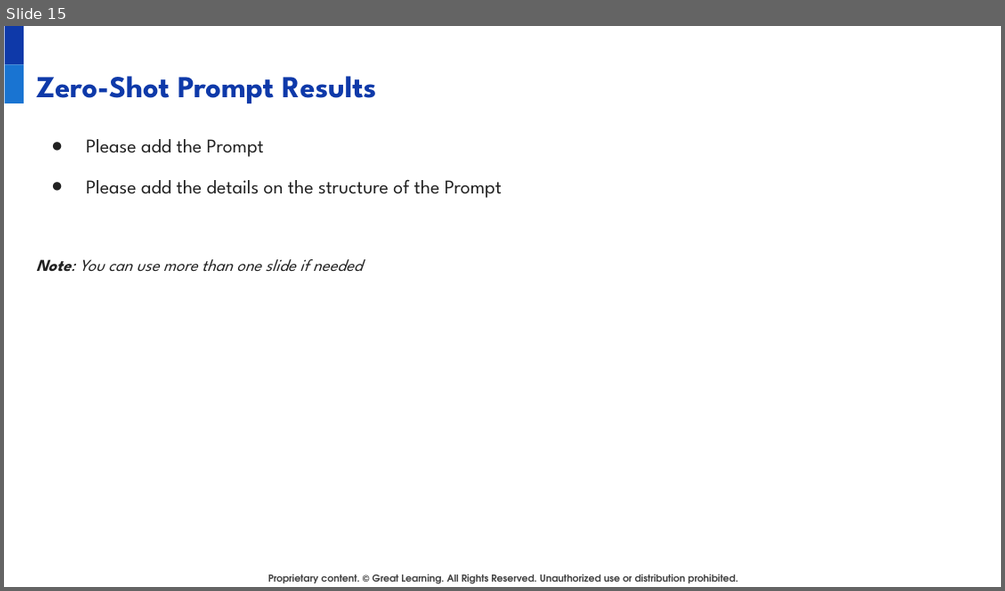
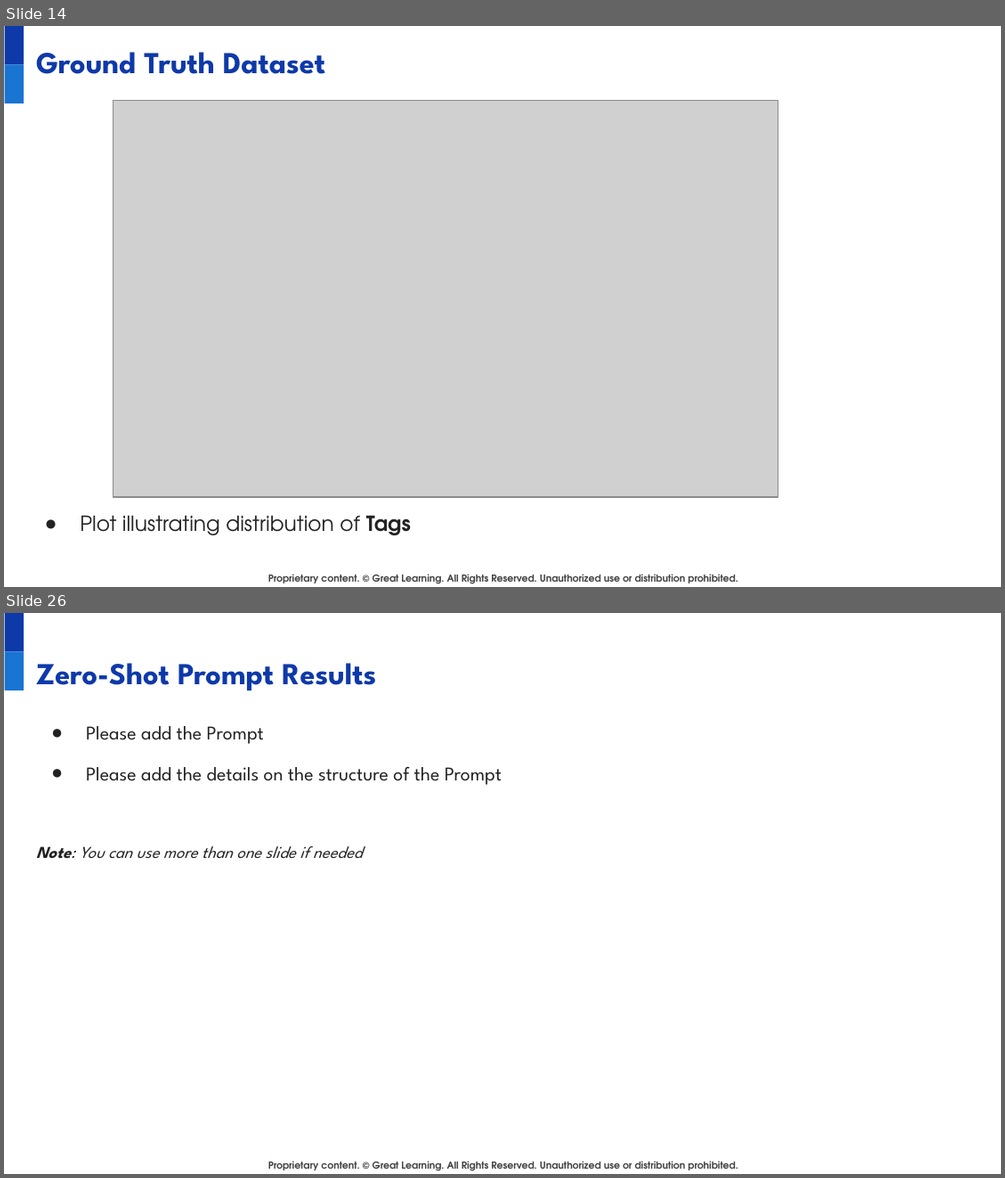
Before and after one commit to juanbucz/GreatLearning-TermProjects, a slide deck: GenAI-Powered Food Delivery Sentiment Analysis/Project Presentation - Business Applications of GenAI - John Buczkowski.pptx. Shown one above the other, each under a label of ours: slide 15 before the commit, slides 14 and 26 after it; the slides between them are not shown. The pictures are 1005x591 and 1005x1178 pixels, drawn with LibreOffice and Linux fonts; fonts in the diff are those of the drawing; grey boxes stand for pictures; background and template pictures are left out. Boxes give left, top, right and bottom in pixels: in the first picture for what was removed or moved away, otherwise in the second. Text is boxed around its words. In the diff, an @@ line names an element or a change of style, - is before the commit and + after.

```diff
--- a/GenAI-Powered Food Delivery Sentiment Analysis/Project Presentation - Business Applications of GenAI - John Buczkowski.pptx
+++ b/GenAI-Powered Food Delivery Sentiment Analysis/Project Presentation - Business Applications of GenAI - John Buczkowski.pptx
@@ slide 14 added at bbox=[4, 26, 1001, 587], background #FFFFFF; not listed: 3 template elements that a slide beside it also shows @@
@@ title added at bbox=[36, 52, 325, 74], 22 pt, text #0E39A9, bold @@
+Ground Truth Dataset
@@ picture added at bbox=[113, 101, 778, 498] @@
@@ text added at bbox=[80, 515, 411, 535], 15 pt, text #222222 @@
+● Plot illustrating distribution of Tags
@@ what was slide 15 is now slide 26 @@
```
Also in this commit, not shown: 12 other slides added, 2 slides removed, 1 other file.
